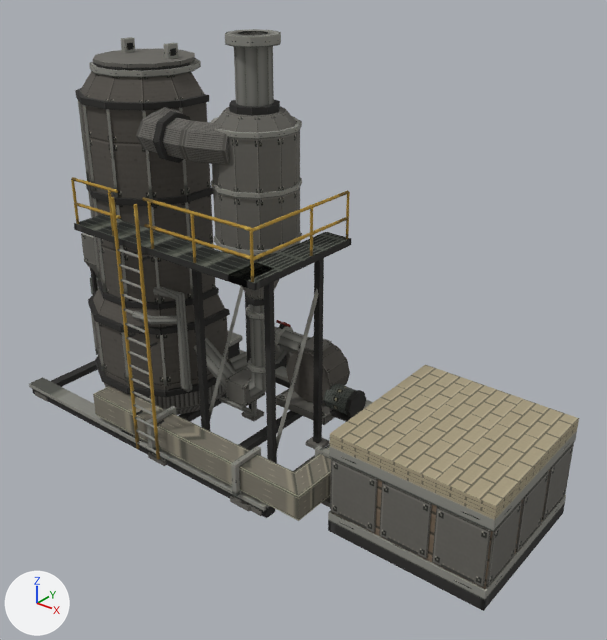
The OBJ model art/fluidized_bed/fluidized_bed_combustor_cutaway.obj: old version first, new version second.
The view is the same before and after, from a 50 mm camera at (11.41, -10.82, 9.68) aimed at (2.77, -0.02, 2.99). Arrows for +X, +Y and +Z are at lower left; the lights stay in place. The picture after the commit comes second. Where no turn or scale is listed for an object, it has been applied to the vertices.

In view in the first picture: 'crossover_flue', 'cyclone', 'cyclone_frame', 'duct_flanges', 'duct_supports', 'flue_outlet', 'heat_bank_bands', 'heat_bank_base', 'heat_bank_casing', 'heat_bank_refractory', 'heat_contact', 'heat_roof_edges', 'hot_gas_duct', 'riser_shell', 'service_platform', 'shell_bands', 'skid' and 20 more.
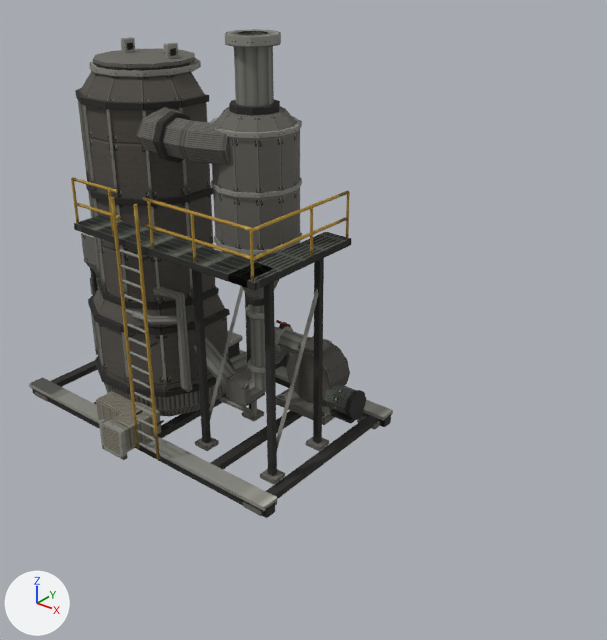
What differs and where, as boxes (x1, y1, x2, y2) in the pictures (607 x 640 px):
'heat_contact', deleted (beige)
    before: (330, 365, 579, 507)
'heat_bank_casing', deleted
    before: (330, 443, 574, 587)
'hot_gas_duct', deleted
    before: (93, 386, 331, 521)
'heat_bank_bands', deleted
    before: (328, 431, 577, 600)
'heat_roof_edges', deleted
    before: (329, 419, 579, 520)
'heat_bank_base', deleted
    before: (328, 504, 565, 611)
'heat_outlet', added
    after: (96, 391, 161, 456)
'duct_flanges', deleted
    before: (146, 406, 331, 497)
'heat_bank_refractory', deleted
    before: (332, 470, 550, 589)
'heat_outlet_flange', added
    after: (99, 419, 128, 460)
'duct_supports', deleted (mostly hidden)
    before: (148, 452, 330, 512)

What changed in the scene script:
```text
Add me_heat_outlet_flange:
    me_heat_outlet_flange.from_pydata(...)  # 24 vertices, 48 faces; spans x -0.32..0.32, y -2.5..-2.4, z 0.18..0.82
    me_heat_outlet_flange.materials.append(mat_fluidized_bed_atlas)  # picture img_fluidized_bed_combustor_atlas_png
Add me_heat_outlet:
    me_heat_outlet.from_pydata(...)  # 18 vertices, 32 faces; spans x -1.1..0.25, y -2.5..-1.25, z 0.25..0.75
    me_heat_outlet.materials.append(mat_fluidized_bed_atlas)  # picture img_fluidized_bed_combustor_atlas_png
Remove ob_duct_flanges:
    ob_duct_flanges = bpy.data.objects.new('duct_flanges', me_duct_flanges)
    ob_duct_flanges.location = (0.0, 0.0, 0.0)
Remove ob_duct_supports:
    ob_duct_supports = bpy.data.objects.new('duct_supports', me_duct_supports)
    ob_duct_supports.location = (0.0, 0.0, 0.0)
Remove ob_heat_bank_bands:
    ob_heat_bank_bands = bpy.data.objects.new('heat_bank_bands', me_heat_bank_bands)
    ob_heat_bank_bands.location = (0.0, 0.0, 0.0)
Remove ob_heat_bank_base:
    ob_heat_bank_base = bpy.data.objects.new('heat_bank_base', me_heat_bank_base)
    ob_heat_bank_base.location = (0.0, 0.0, 0.0)
Remove ob_heat_bank_casing:
    ob_heat_bank_casing = bpy.data.objects.new('heat_bank_casing', me_heat_bank_casing)
    ob_heat_bank_casing.location = (0.0, 0.0, 0.0)
Remove ob_heat_bank_refractory:
    ob_heat_bank_refractory = bpy.data.objects.new('heat_bank_refractory', me_heat_bank_refractory)
    ob_heat_bank_refractory.location = (0.0, 0.0, 0.0)
Remove ob_heat_contact:
    ob_heat_contact = bpy.data.objects.new('heat_contact', me_heat_contact)
    ob_heat_contact.location = (0.0, 0.0, 0.0)
Remove ob_heat_roof_edges:
    ob_heat_roof_edges = bpy.data.objects.new('heat_roof_edges', me_heat_roof_edges)
    ob_heat_roof_edges.location = (0.0, 0.0, 0.0)
Remove ob_hot_gas_duct:
    ob_hot_gas_duct = bpy.data.objects.new('hot_gas_duct', me_hot_gas_duct)
    ob_hot_gas_duct.location = (0.0, 0.0, 0.0)
Add ob_heat_outlet_flange:
    ob_heat_outlet_flange = bpy.data.objects.new('heat_outlet_flange', me_heat_outlet_flange)
    ob_heat_outlet_flange.location = (0.0, 0.0, 0.0)
Add ob_heat_outlet:
    ob_heat_outlet = bpy.data.objects.new('heat_outlet', me_heat_outlet)
    ob_heat_outlet.location = (0.0, 0.0, 0.0)
```
